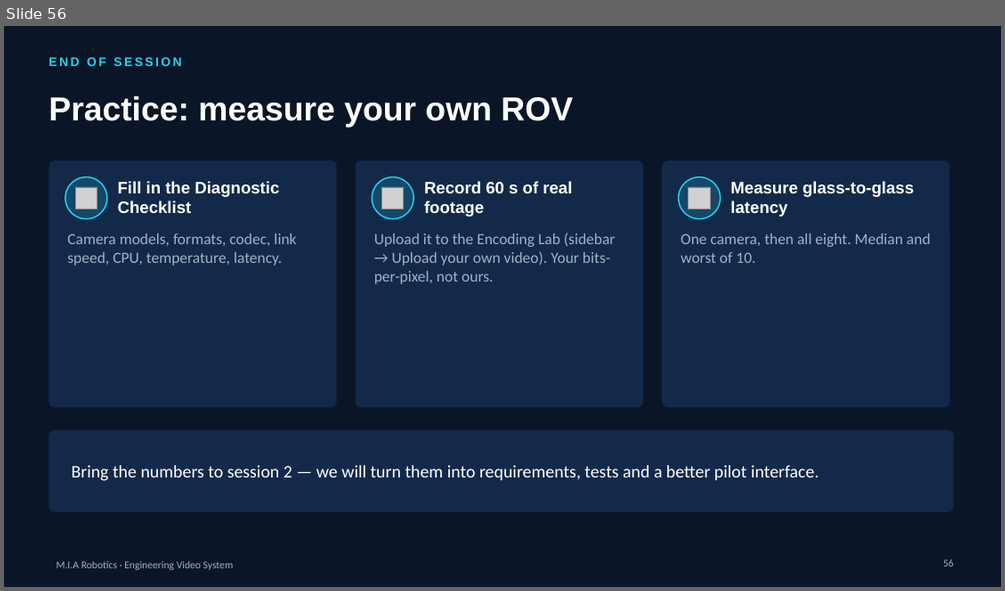
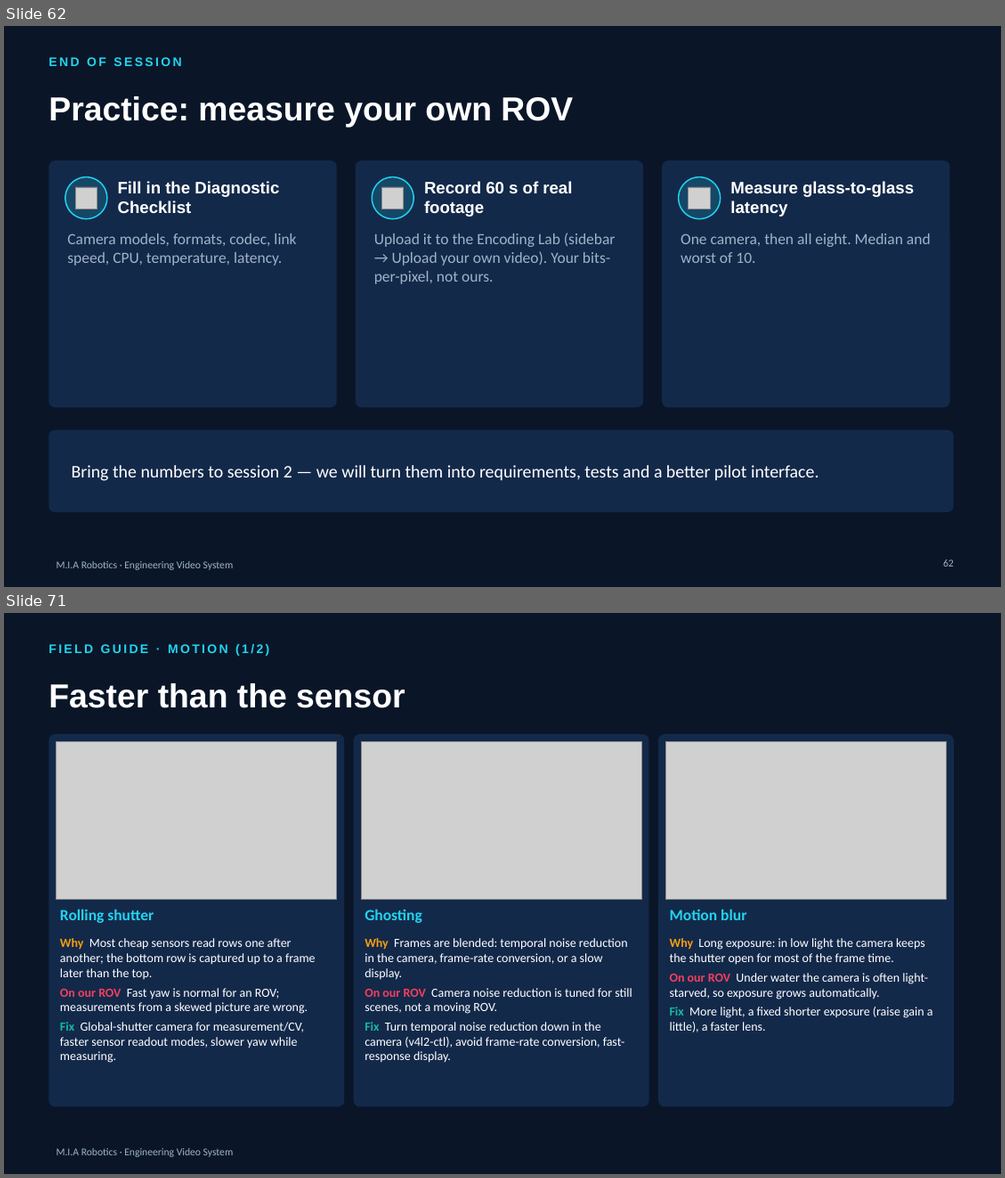
Before and after one commit to YoussefAbbas2001/video-streaming, a slide deck: presentation/MIA_Video_Streaming.pptx. Shown one above the other, each under a label of ours: slide 56 before the commit, slides 62 and 71 after it; the slides between them are not shown. The pictures are 1005x591 and 1005x1178 pixels, drawn with LibreOffice and Linux fonts; fonts in the diff are those of the drawing; grey boxes stand for pictures; background and template pictures are left out. Boxes give left, top, right and bottom in pixels: in the first picture for what was removed or moved away, otherwise in the second. Text is boxed around its words. In the diff, an @@ line names an element or a change of style, - is before the commit and + after.

```diff
--- a/presentation/MIA_Video_Streaming.pptx
+++ b/presentation/MIA_Video_Streaming.pptx
@@ slide 71 added at (x1=4, y1=613, x2=1001, y2=1174), background #0A1628; not listed: 1 template element that a slide beside it also shows @@
@@ text added at (x1=48, y1=644, x2=269, y2=656), 12 pt, text #22D3EE, bold @@
+FIELD GUIDE · MOTION (1/2)
@@ title added at (x1=48, y1=683, x2=404, y2=708), 32 pt, text #FFFFFF, bold @@
+Faster than the sensor
@@ rounded rectangle added at (x1=48, y1=734, x2=344, y2=1107), fill #13294A @@
@@ picture added at (x1=57, y1=742, x2=337, y2=900) @@
@@ rounded rectangle added at (x1=353, y1=734, x2=648, y2=1107), fill #13294A @@
@@ picture added at (x1=362, y1=742, x2=642, y2=900) @@
@@ rounded rectangle added at (x1=658, y1=734, x2=954, y2=1107), fill #13294A @@
@@ picture added at (x1=666, y1=742, x2=947, y2=900) @@
@@ text added at (x1=60, y1=908, x2=154, y2=923), 15 pt, text #22D3EE, bold @@
+Rolling shutter
@@ text added at (x1=364, y1=908, x2=422, y2=923), 15 pt, text #22D3EE, bold @@
+Ghosting
@@ text added at (x1=670, y1=908, x2=746, y2=920), 15 pt, text #22D3EE, bold @@
+Motion blur
@@ text added at (x1=60, y1=938, x2=316, y2=1062), 12 pt, text #FFFFFF @@
+Why Most cheap sensors read rows one after another; the bottom row is captured up to a frame later than the top.
+On our ROV Fast yaw is normal for an ROV; measurements from a skewed picture are wrong.
+Fix Global-shutter camera for measurement/CV, faster sensor readout modes, slower yaw while measuring.
@@ text added at (x1=364, y1=938, x2=632, y2=1062), 12 pt, text #FFFFFF @@
+Why Frames are blended: temporal noise reduction in the camera, frame-rate conversion, or a slow display.
+On our ROV Camera noise reduction is tuned for still scenes, not a moving ROV.
+Fix Turn temporal noise reduction down in the camera (v4l2-ctl), avoid frame-rate conversion, fast-response display.
@@ text added at (x1=670, y1=938, x2=933, y2=1032), 12 pt, text #FFFFFF @@
+Why Long exposure: in low light the camera keeps the shutter open for most of the frame time.
+On our ROV Under water the camera is often light-starved, so exposure grows automatically.
+Fix More light, a fixed shorter exposure (raise gain a little), a faster lens.
@@ what was slide 56 is now slide 62 @@
@@ page number at (x1=943, y1=559, x2=954, y2=566): text changed @@
-56
+62
```
Also in this commit, not shown: 22 other slides added, 51 other files.
